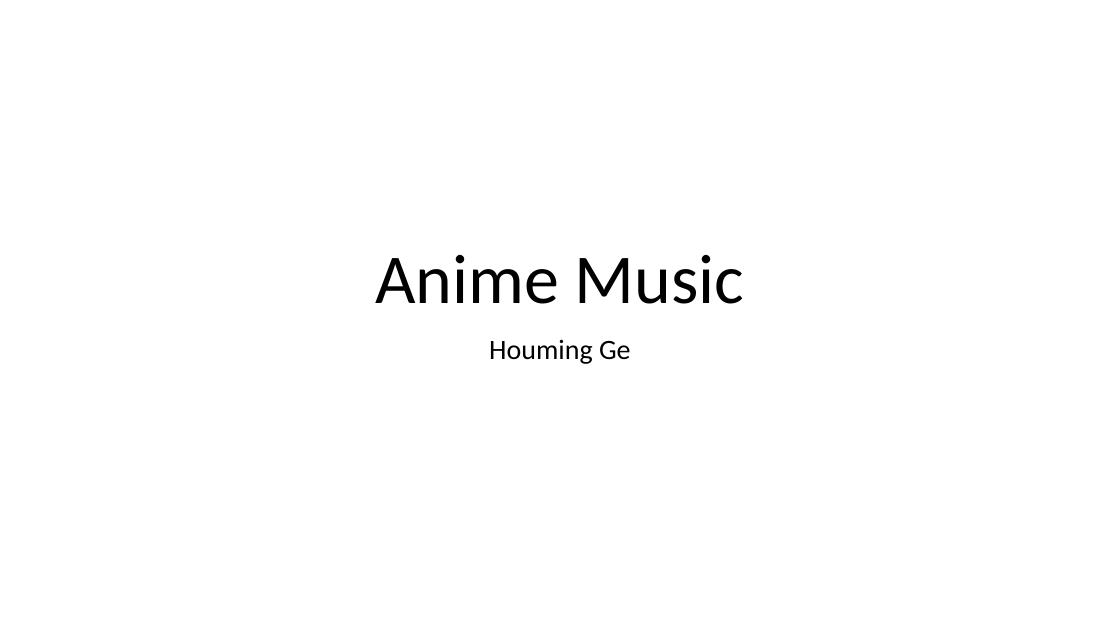
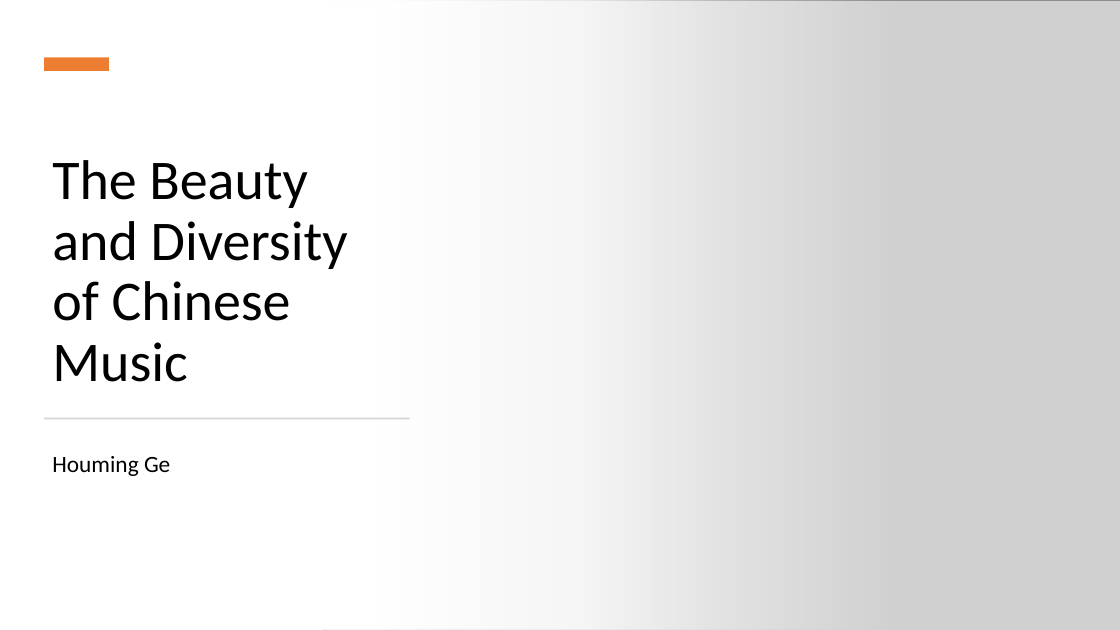
Before and after one commit to ghui9087/docs, a slide deck: slide 1 of Anime Music.pptx. Drawn at 1120x630 pixels with LibreOffice and Linux fonts; fonts in the diff are those of the drawing; grey boxes stand for pictures. Boxes give left, top, right and bottom in pixels: in the first picture for what was removed or moved away, otherwise in the second. Text is boxed around its words. In the diff, an @@ line names an element or a change of style, - is before the commit and + after.

```diff
--- a/Anime Music.pptx
+++ b/Anime Music.pptx
@@ rectangle added at box(0, 0, 897, 630), fill gradient #FFFFFF @@
@@ picture added at box(323, 0, 1120, 630) @@
@@ rectangle added at box(44, 58, 109, 71), fill #ED7D31 @@
@@ title at box(52, 160, 348, 382): text changed; size 60 to 48 pt @@
-Anime Music
+The Beauty and Diversity of Chinese Music
@@ rectangle added at box(45, 418, 410, 419), fill #D5D5D5 @@
@@ subtitle "Houming Ge": place and size @@
-subtitle "Houming Ge" at box(489, 339, 631, 364)
+subtitle "Houming Ge" at box(52, 456, 170, 476)
@@ subtitle "Houming Ge" at box(52, 456, 170, 476): size 24 to 20 pt; alignment centre to left @@
```
Also in this commit, not shown: 8 slides added, 5 slides removed, 2 other files.
